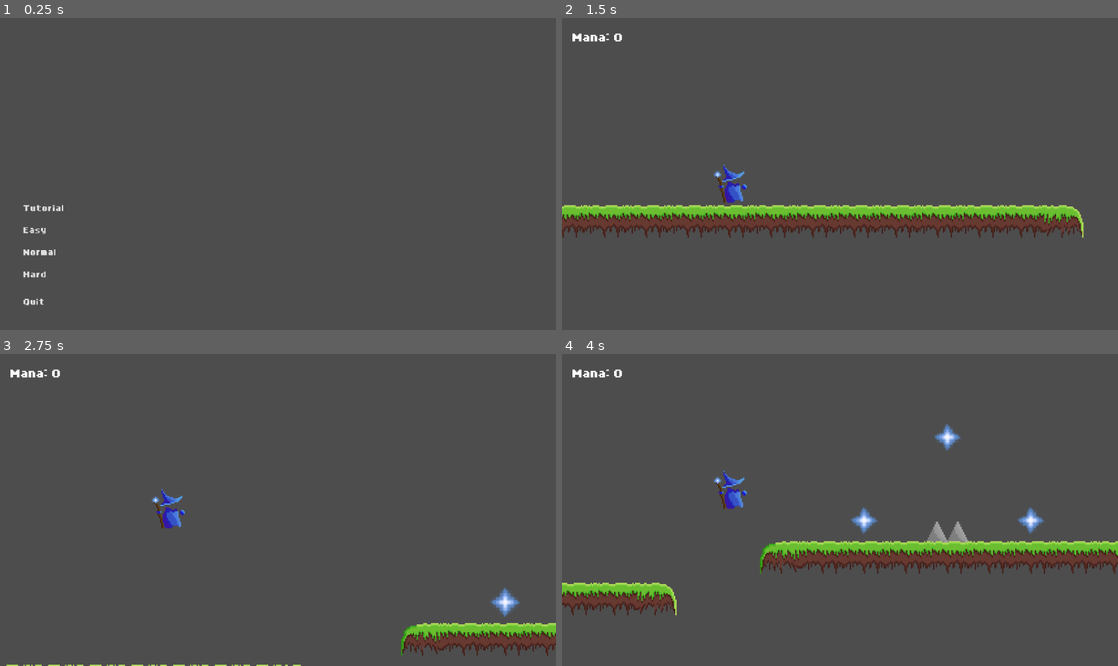
Above: before the commit, frames 1-4 (two rows, left to right).
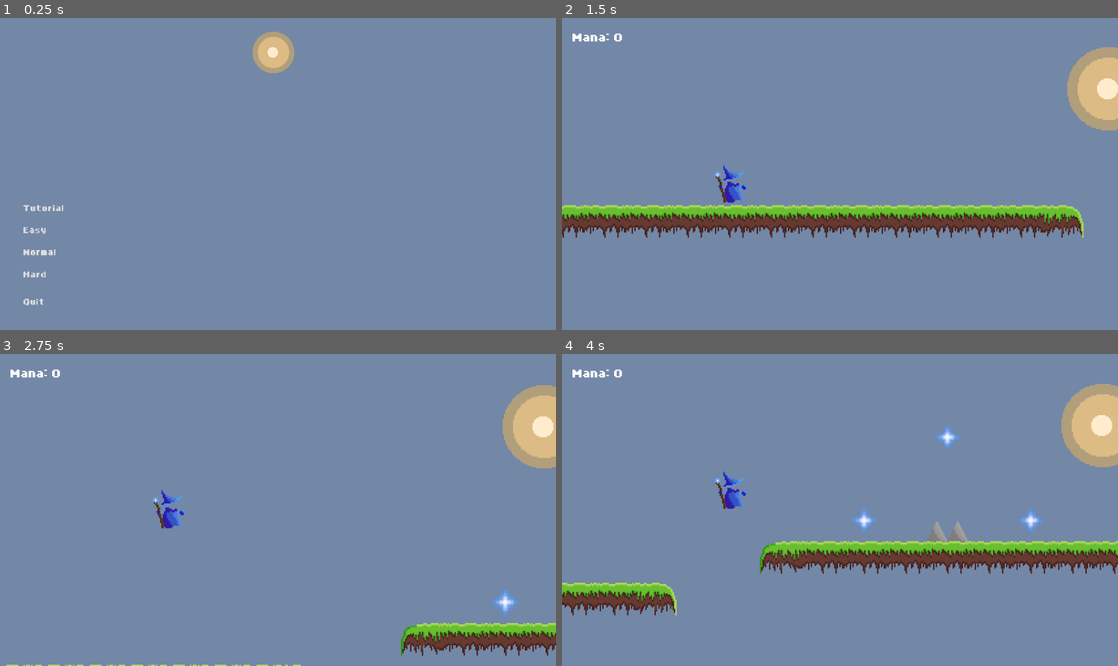
Above: after the commit, the same moments.

Repository: morganlabs-college/barrys-adventure
Game: Godot game, scene res://screens/main_menu/main_menu.tscn
Same seed, same stepped clock (60 frames per second), same inputs: the game is played once before the commit and once after it.
Inputs:
- Up to frame 1 (0.25 s): no input
- Up to frame 2 (1.5 s): click "Easy" at 0.5 s
- Up to frame 3 (2.75 s): tap Space (Jump) at 1.52, 2.27 s
- Up to frame 4 (4 s): tap Space (Jump) at 3.77 s

The runs differ from the first frame. In frame 1, 100% of the frame differs, in the area x 0-100%, y 0-100%; in frame 2, 92%; in frame 3, 97%; in frame 4, 93%.

Commit message:
feat: background

Diff:
--- /dev/null
+++ b/src/components/background.tscn
@@ -0,0 +1,20 @@
+[gd_scene load_steps=2 format=3 uid="uid://d05ir7myqfnb8"]
+
+[ext_resource type="Texture2D" uid="uid://uj57fuctc7sa" path="res://assets/sun.png" id="1_v82q5"]
+
+[node name="Background" type="ParallaxBackground"]
+
+[node name="Background" type="ParallaxLayer" parent="."]
+motion_mirroring = Vector2(854, 480)
+
+[node name="ColorRect" type="ColorRect" parent="Background"]
+offset_right = 854.0
+offset_bottom = 480.0
+color = Color(0.449328, 0.530601, 0.654448, 1)
+
+[node name="Sun" type="ParallaxLayer" parent="."]
+position = Vector2(427, 240)
+motion_scale = Vector2(0.015, 0.015)
+
+[node name="Sprite2D" type="Sprite2D" parent="Sun"]
+texture = ExtResource("1_v82q5")
--- a/src/levels/easy.tscn
+++ b/src/levels/easy.tscn
@@ -7,6 +7,7 @@
 [ext_resource type="Texture2D" uid="uid://cg0kg448rrjvl" path="res://assets/spritesheet.png" id="5_7jjhu"]
 [ext_resource type="PackedScene" uid="uid://6qwv2t0diyiw" path="res://components/level_end/level_end.tscn" id="7_35spu"]
 [ext_resource type="PackedScene" uid="uid://7xa41tvutwyc" path="res://components/killzone/killzone.tscn" id="7_sd2vu"]
+[ext_resource type="PackedScene" uid="uid://d05ir7myqfnb8" path="res://components/background.tscn" id="8_foof8"]
 
 [sub_resource type="TileSetScenesCollectionSource" id="TileSetScenesCollectionSource_mkwwv"]
 resource_name = "Items"
@@ -95,3 +96,5 @@
 
 [node name="LevelEnd" parent="." instance=ExtResource("7_35spu")]
 position = Vector2(5441, -2)
+
+[node name="Background" parent="." instance=ExtResource("8_foof8")]
--- a/src/levels/hard.tscn
+++ b/src/levels/hard.tscn
@@ -7,6 +7,7 @@
 [ext_resource type="PackedScene" uid="uid://m1jnv5re5n5g" path="res://screens/hud/hud.tscn" id="5_msctp"]
 [ext_resource type="PackedScene" uid="uid://7xa41tvutwyc" path="res://components/killzone/killzone.tscn" id="5_s6srp"]
 [ext_resource type="PackedScene" uid="uid://6qwv2t0diyiw" path="res://components/level_end/level_end.tscn" id="7_ayvcw"]
+[ext_resource type="PackedScene" uid="uid://d05ir7myqfnb8" path="res://components/background.tscn" id="8_th7vv"]
 
 [sub_resource type="TileSetScenesCollectionSource" id="TileSetScenesCollectionSource_mkwwv"]
 resource_name = "Items"
@@ -94,109 +95,4 @@
 [node name="LevelEnd" parent="." instance=ExtResource("7_ayvcw")]
 position = Vector2(11883, -3)
 
-[connection signal="body_entered" from="Environment/Items/Mana" to="Environment/Items/Mana" method="_on_body_entered"]
-[connection signal="body_entered" from="Environment/Items/@Area2D@27191" to="Environment/Items/@Area2D@27191" method="_on_body_entered"]
-[connection signal="body_entered" from="Environment/Items/@Area2D@27193" to="Environment/Items/@Area2D@27193" method="_on_body_entered"]
-[connection signal="body_entered" from="Environment/Items/@Area2D@27194" to="Environment/Items/@Area2D@27194" method="_on_body_entered"]
-[connection signal="body_entered" from="Environment/Items/@Area2D@27195" to="Environment/Items/@Area2D@27195" method="_on_body_entered"]
-[connection signal="body_entered" from="Environment/Items/@Area2D@27196" to="Environment/Items/@Area2D@27196" method="_on_body_entered"]
-[connection signal="body_entered" from="Environment/Items/@Area2D@27197" to="Environment/Items/@Area2D@27197" method="_on_body_entered"]
-[connection signal="body_entered" from="Environment/Items/@Area2D@27198" to="Environment/Items/@Area2D@27198" method="_on_body_entered"]
-[connection signal="body_entered" from="Environment/Items/@Area2D@27199" to="Environment/Items/@Area2D@27199" method="_on_body_entered"]
-[connection signal="body_entered" from="Environment/Items/@Area2D@27200" to="Environment/Items/@Area2D@27200" method="_on_body_entered"]
-[connection signal="body_entered" from="Environment/Items/@Area2D@27201" to="Environment/Items/@Area2D@27201" method="_on_body_entered"]
-[connection signal="body_entered" from="Environment/Items/@Area2D@27202" to="Environment/Items/@Area2D@27202" method="_on_body_entered"]
-[connection signal="body_entered" from="Environment/Items/@Area2D@27203" to="Environment/Items/@Area2D@27203" method="_on_body_entered"]
-[connection signal="body_entered" from="Environment/Items/@Area2D@27204" to="Environment/Items/@Area2D@27204" method="_on_body_entered"]
-[connection signal="body_entered" from="Environment/Items/@Area2D@27205" to="Environment/Items/@Area2D@27205" method="_on_body_entered"]
-[connection signal="body_entered" from="Environment/Items/@Area2D@27206" to="Environment/Items/@Area2D@27206" method="_on_body_entered"]
-[connection signal="body_entered" from="Environment/Items/@Area2D@27207" to="Environment/Items/@Area2D@27207" method="_on_body_entered"]
-[connection signal="body_entered" from="Environment/Items/@Area2D@27208" to="Environment/Items/@Area2D@27208" method="_on_body_entered"]
-[connection signal="body_entered" from="Environment/Items/@Area2D@27209" to="Environment/Items/@Area2D@27209" method="_on_body_entered"]
-[connection signal="body_entered" from="Environment/Items/@Area2D@27210" to="Environment/Items/@Area2D@27210" method="_on_body_entered"]
-[connection signal="body_entered" from="Environment/Items/@Area2D@27211" to="Environment/Items/@Area2D@27211" method="_on_body_entered"]
-[connection signal="body_entered" from="Environment/Items/@Area2D@27212" to="Environment/Items/@Area2D@27212" method="_on_body_entered"]
-[connection signal="body_entered" from="Environment/Items/@Area2D@27213" to="Environment/Items/@Area2D@27213" method="_on_body_entered"]
-[connection signal="body_entered" from="Environment/Items/@Area2D@27214" to="Environment/Items/@Area2D@27214" method="_on_body_entered"]
-[connection signal="body_entered" from="Environment/Items/@Area2D@27215" to="Environment/Items/@Area2D@27215" method="_on_body_entered"]
-[connection signal="body_entered" from="Environment/Items/@Area2D@27216" to="Environment/Items/@Area2D@27216" method="_on_body_entered"]
-[connection signal="body_entered" from="Environment/Items/@Area2D@27217" to="Environment/Items/@Area2D@27217" method="_on_body_entered"]
-[connection signal="body_entered" from="Environment/Items/@Area2D@27218" to="Environment/Items/@Area2D@27218" method="_on_body_entered"]
-[connection signal="body_entered" from="Environment/Items/@Area2D@27219" to="Environment/Items/@Area2D@27219" method="_on_body_entered"]
-[connection signal="body_entered" from="Environment/Items/@Area2D@27220" to="Environment/Items/@Area2D@27220" method="_on_body_entered"]
-[connection signal="body_entered" from="Environment/Items/@Area2D@27221" to="Environment/Items/@Area2D@27221" method="_on_body_entered"]
-[connection signal="body_entered" from="Environment/Items/@Area2D@27222" to="Environment/Items/@Area2D@27222" method="_on_body_entered"]
-[connection signal="body_entered" from="Environment/Items/@Area2D@27223" to="Environment/Items/@Area2D@27223" method="_on_body_entered"]
-[connection signal="body_entered" from="Environment/Items/@Area2D@27224" to="Environment/Items/@Area2D@27224" method="_on_body_entered"]
-[connection signal="body_entered" from="Environment/Items/@Area2D@27225" to="Environment/Items/@Area2D@27225" method="_on_body_entered"]
-[connection signal="body_entered" from="Environment/Items/@Area2D@27226" to="Environment/Items/@Area2D@27226" method="_on_body_entered"]
-[connection signal="body_entered" from="Environment/Items/@Area2D@27227" to="Environment/Items/@Area2D@27227" method="_on_body_entered"]
-[connection signal="body_entered" from="Environment/Items/@Area2D@27228" to="Environment/Items/@Area2D@27228" method="_on_body_entered"]
-[connection signal="body_entered" from="Environment/Items/@Area2D@27229" to="Environment/Items/@Area2D@27229" method="_on_body_entered"]
-[connection signal="body_entered" from="Environment/Items/@Area2D@27230" to="Environment/Items/@Area2D@27230" method="_on_body_entered"]
-[connection signal="body_entered" from="Environment/Items/@Area2D@27231" to="Environment/Items/@Area2D@27231" method="_on_body_entered"]
-[connection signal="body_entered" from="Environment/Items/@Area2D@27232" to="Environment/Items/@Area2D@27232" method="_on_body_entered"]
-[connection signal="body_entered" from="Environment/Items/@Area2D@27233" to="Environment/Items/@Area2D@27233" method="_on_body_entered"]
-[connection signal="body_entered" from="Environment/Items/@Area2D@27234" to="Environment/Items/@Area2D@27234" method="_on_body_entered"]
-[connection signal="body_entered" from="Environment/Items/@Area2D@27235" to="Environment/Items/@Area2D@27235" method="_on_body_entered"]
-[connection signal="body_entered" from="Environment/Items/@Area2D@27236" to="Environment/Items/@Area2D@27236" method="_on_body_entered"]
-[connection signal="body_entered" from="Environment/Items/@Area2D@27237" to="Environment/Items/@Area2D@27237" method="_on_body_entered"]
-[connection signal="body_entered" from="Environment/Items/@Area2D@27238" to="Environment/Items/@Area2D@27238" method="_on_body_entered"]
-[connection signal="body_entered" from="Environment/Items/@Area2D@27239" to="Environment/Items/@Area2D@27239" method="_on_body_entered"]
-[connection signal="body_entered" from="Environment/Items/@Area2D@27240" to="Environment/Items/@Area2D@27240" method="_on_body_entered"]
-[connection signal="body_entered" from="Environment/Items/@Area2D@27241" to="Environment/Items/@Area2D@27241" method="_on_body_entered"]
-[connection signal="body_entered" from="Environment/Items/@Area2D@27248" to="Environment/Items/@Area2D@27248" method="_on_body_entered"]
-[connection signal="body_entered" from="Environment/Items/@Area2D@27249" to="Environment/Items/@Area2D@27249" method="_on_body_entered"]
-[connection signal="body_entered" from="Environment/Items/@Area2D@27250" to="Environment/Items/@Area2D@27250" method="_on_body_entered"]
-[connection signal="body_entered" from="Environment/Items/@Area2D@27251" to="Environment/Items/@Area2D@27251" method="_on_body_entered"]
-[connection signal="body_entered" from="Environment/Items/@Area2D@27252" to="Environment/Items/@Area2D@27252" method="_on_body_entered"]
-[connection signal="body_entered" from="Environment/Items/@Area2D@27253" to="Environment/Items/@Area2D@27253" method="_on_body_entered"]
-[connection signal="body_entered" from="Environment/Items/@Area2D@27254" to="Environment/Items/@Area2D@27254" method="_on_body_entered"]
-[connection signal="body_entered" from="Environment/Items/@Area2D@27255" to="Environment/Items/@Area2D@27255" method="_on_body_entered"]
-[connection signal="body_entered" from="Environment/Items/@Area2D@27256" to="Environment/Items/@Area2D@27256" method="_on_body_entered"]
-[connection signal="body_entered" from="Environment/Items/@Area2D@27257" to="Environment/Items/@Area2D@27257" method="_on_body_entered"]
-[connection signal="body_entered" from="Environment/Items/@Area2D@27258" to="Environment/Items/@Area2D@27258" method="_on_body_entered"]
-[connection signal="body_entered" from="Environment/Items/@Area2D@27259" to="Environment/Items/@Area2D@27259" method="_on_body_entered"]
-[connection signal="body_entered" from="Environment/Items/@Area2D@27260" to="Environment/Items/@Area2D@27260" method="_on_body_entered"]
-[connection signal="body_entered" from="Environment/Items/@Area2D@27261" to="Environment/Items/@Area2D@27261" method="_on_body_entered"]
-[connection signal="body_entered" from="Environment/Items/@Area2D@27262" to="Environment/Items/@Area2D@27262" method="_on_body_entered"]
-[connection signal="body_entered" from="Environment/Items/@Area2D@27263" to="Environment/Items/@Area2D@27263" method="_on_body_entered"]
-[connection signal="body_entered" from="Environment/Items/@Area2D@27264" to="Environment/Items/@Area2D@27264" method="_on_body_entered"]
-[connection signal="body_entered" from="Environment/Items/@Area2D@27265" to="Environment/Items/@Area2D@27265" method="_on_body_entered"]
-[connection signal="body_entered" from="Environment/Items/@Area2D@27266" to="Environment/Items/@Area2D@27266" method="_on_body_entered"]
-[connection signal="body_entered" from="Environment/Items/@Area2D@27267" to="Environment/Items/@Area2D@27267" method="_on_body_entered"]
-[connection signal="body_entered" from="Environment/Items/@Area2D@27268" to="Environment/Items/@Area2D@27268" method="_on_body_entered"]
-[connection signal="body_entered" from="Environment/Items/@Area2D@27269" to="Environment/Items/@Area2D@27269" method="_on_body_entered"]
-[connection signal="body_entered" from="Environment/Items/@Area2D@27270" to="Environment/Items/@Area2D@27270" method="_on_body_entered"]
-[connection signal="body_entered" from="Environment/Items/@Area2D@27271" to="Environment/Items/@Area2D@27271" method="_on_body_entered"]
-[connection signal="body_entered" from="Environment/Items/@Area2D@27272" to="Environment/Items/@Area2D@27272" method="_on_body_entered"]
-[connection signal="body_entered" from="Environment/Items/@Area2D@27273" to="Environment/Items/@Area2D@27273" method="_on_body_entered"]
-[connection signal="body_entered" from="Environment/Items/@Area2D@27274" to="Environment/Items/@Area2D@27274" method="_on_body_entered"]
-[connection signal="body_entered" from="Environment/Items/@Area2D@27275" to="Environment/Items/@Area2D@27275" method="_on_body_entered"]
-[connection signal="body_entered" from="Environment/Items/@Area2D@27276" to="Environment/Items/@Area2D@27276" method="_on_body_entered"]
-[connection signal="body_entered" from="Environment/Items/@Area2D@27277" to="Environment/Items/@Area2D@27277" method="_on_body_entered"]
-[connection signal="body_entered" from="Environment/Items/@Area2D@27278" to="Environment/Items/@Area2D@27278" method="_on_body_entered"]
-[connection signal="body_entered" from="Environment/Items/@Area2D@27279" to="Environment/Items/@Area2D@27279" method="_on_body_entered"]
-[connection signal="body_entered" from="Environment/Items/@Area2D@27283" to="Environment/Items/@Area2D@27283" method="_on_body_entered"]
-[connection signal="body_entered" from="Environment/Items/@Area2D@27284" to="Environment/Items/@Area2D@27284" method="_on_body_entered"]
-[connection signal="body_entered" from="Environment/Items/@Area2D@27285" to="Environment/Items/@Area2D@27285" method="_on_body_entered"]
-[connection signal="body_entered" from="Environment/Items/@Area2D@27286" to="Environment/Items/@Area2D@27286" method="_on_body_entered"]
-[connection signal="body_entered" from="Environment/Items/@Area2D@27287" to="Environment/Items/@Area2D@27287" method="_on_body_entered"]
-[connection signal="body_entered" from="Environment/Items/@Area2D@27288" to="Environment/Items/@Area2D@27288" method="_on_body_entered"]
-[connection signal="body_entered" from="Environment/Items/@Area2D@27289" to="Environment/Items/@Area2D@27289" method="_on_body_entered"]
-[connection signal="body_entered" from="Environment/Items/@Area2D@27290" to="Environment/Items/@Area2D@27290" method="_on_body_entered"]
-[connection signal="body_entered" from="Environment/Items/@Area2D@27291" to="Environment/Items/@Area2D@27291" method="_on_body_entered"]
-[connection signal="body_entered" from="Environment/Items/@Area2D@27292" to="Environment/Items/@Area2D@27292" method="_on_body_entered"]
-[connection signal="body_entered" from="Environment/Items/@Area2D@27293" to="Environment/Items/@Area2D@27293" method="_on_body_entered"]
-[connection signal="body_entered" from="Environment/Items/@Area2D@27294" to="Environment/Items/@Area2D@27294" method="_on_body_entered"]
-[connection signal="body_entered" from="Environment/Items/@Area2D@27295" to="Environment/Items/@Area2D@27295" method="_on_body_entered"]
-[connection signal="body_entered" from="Environment/Items/@Area2D@28544" to="Environment/Items/@Area2D@28544" method="_on_body_entered"]
-[connection signal="body_entered" from="Environment/Items/@Area2D@31058" to="Environment/Items/@Area2D@31058" method="_on_body_entered"]
-[connection signal="body_entered" from="Environment/Items/@Area2D@31059" to="Environment/Items/@Area2D@31059" method="_on_body_entered"]
-[connection signal="body_entered" from="Environment/Items/@Area2D@31060" to="Environment/Items/@Area2D@31060" method="_on_body_entered"]
-[connection signal="body_entered" from="Environment/Items/@Area2D@31061" to="Environment/Items/@Area2D@31061" method="_on_body_entered"]
-[connection signal="body_entered" from="Environment/Items/@Area2D@31062" to="Environment/Items/@Area2D@31062" method="_on_body_entered"]
-[connection signal="body_entered" from="Environment/Items/@Area2D@31063" to="Environment/Items/@Area2D@31063" method="_on_body_entered"]
-[connection signal="body_entered" from="Environment/Items/@Area2D@32319" to="Environment/Items/@Area2D@32319" method="_on_body_entered"]
-[connection signal="body_entered" from="Environment/Items/@Area2D@32320" to="Environment/Items/@Area2D@32320" method="_on_body_entered"]
-[connection signal="body_entered" from="Environment/Items/@Area2D@32321" to="Environment/Items/@Area2D@32321" method="_on_body_entered"]
+[node name="Background" parent="." instance=ExtResource("8_th7vv")]
--- a/src/levels/normal.tscn
+++ b/src/levels/normal.tscn
@@ -7,6 +7,7 @@
 [ext_resource type="Texture2D" uid="uid://cg0kg448rrjvl" path="res://assets/spritesheet.png" id="4_vllww"]
 [ext_resource type="PackedScene" uid="uid://7xa41tvutwyc" path="res://components/killzone/killzone.tscn" id="5_8lrml"]
 [ext_resource type="PackedScene" uid="uid://6qwv2t0diyiw" path="res://components/level_end/level_end.tscn" id="7_l45gl"]
+[ext_resource type="PackedScene" uid="uid://d05ir7myqfnb8" path="res://components/background.tscn" id="8_8lmvs"]
 
 [sub_resource type="TileSetScenesCollectionSource" id="TileSetScenesCollectionSource_mkwwv"]
 resource_name = "Items"
@@ -92,3 +93,5 @@
 
 [node name="LevelEnd" parent="." instance=ExtResource("7_l45gl")]
 position = Vector2(10177, 0)
+
+[node name="Background" parent="." instance=ExtResource("8_8lmvs")]
--- a/src/levels/tutorial/tutorial.tscn
+++ b/src/levels/tutorial/tutorial.tscn
@@ -9,6 +9,7 @@
 [ext_resource type="PackedScene" uid="uid://dadxcc0gi61xp" path="res://components/freeze_time/freeze_time.tscn" id="5_apw8s"]
 [ext_resource type="PackedScene" uid="uid://7xa41tvutwyc" path="res://components/killzone/killzone.tscn" id="5_jaykn"]
 [ext_resource type="PackedScene" uid="uid://6qwv2t0diyiw" path="res://components/level_end/level_end.tscn" id="8_xhrjp"]
+[ext_resource type="PackedScene" uid="uid://d05ir7myqfnb8" path="res://components/background.tscn" id="10_50hd6"]
 
 [sub_resource type="TileSetScenesCollectionSource" id="TileSetScenesCollectionSource_mkwwv"]
 resource_name = "Items"
@@ -179,4 +180,4 @@
 [node name="LevelEnd" parent="." instance=ExtResource("8_xhrjp")]
 position = Vector2(3129, 0)
 
-[connection signal="body_entered" from="Environment/Ground/Mana" to="Environment/Ground/Mana" method="_on_body_entered"]
+[node name="Background" parent="." instance=ExtResource("10_50hd6")]
--- a/src/screens/main_menu/main_menu.tscn
+++ b/src/screens/main_menu/main_menu.tscn
@@ -1,6 +1,7 @@
-[gd_scene load_steps=2 format=3 uid="uid://b38nos8go2obq"]
+[gd_scene load_steps=3 format=3 uid="uid://b38nos8go2obq"]
 
 [ext_resource type="Script" path="res://screens/main_menu/main_menu.gd" id="1_rjgk1"]
+[ext_resource type="PackedScene" uid="uid://d05ir7myqfnb8" path="res://components/background.tscn" id="2_8w35o"]
 
 [node name="MainMenu" type="Control"]
 layout_mode = 3
@@ -72,6 +73,8 @@
 flat = true
 alignment = 0
 
+[node name="Background" parent="." instance=ExtResource("2_8w35o")]
+
 [connection signal="pressed" from="MenuContainer/Margins/ButtonContainer/LevelButtons/Tutorial" to="." method="_on_tutorial_pressed"]
 [connection signal="pressed" from="MenuContainer/Margins/ButtonContainer/LevelButtons/Easy" to="." method="_on_easy_pressed"]
 [connection signal="pressed" from="MenuContainer/Margins/ButtonContainer/LevelButtons/Normal" to="." method="_on_normal_pressed"]
Binary file added: src/assets/sun.png
Not shown, added: src/assets/sun.png.import
Not shown: 1 places in src/levels/easy.tscn that only renumber resources
Not shown: 1 places in src/levels/hard.tscn that only renumber resources
Not shown: 1 places in src/levels/normal.tscn that only renumber resources
Not shown: 1 places in src/levels/tutorial/tutorial.tscn that only renumber resources
